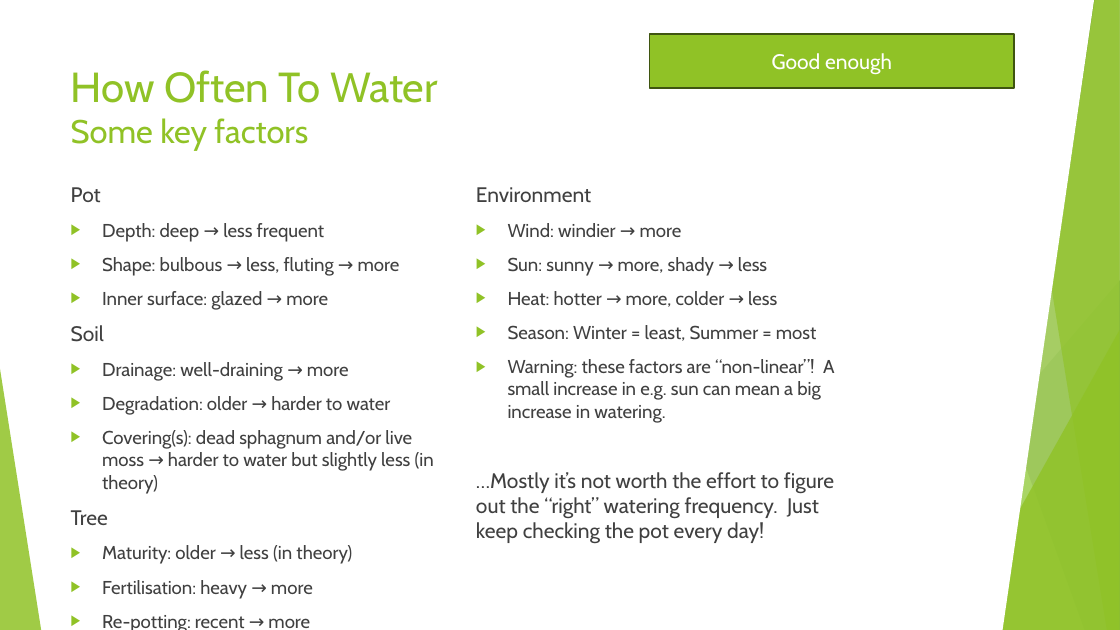
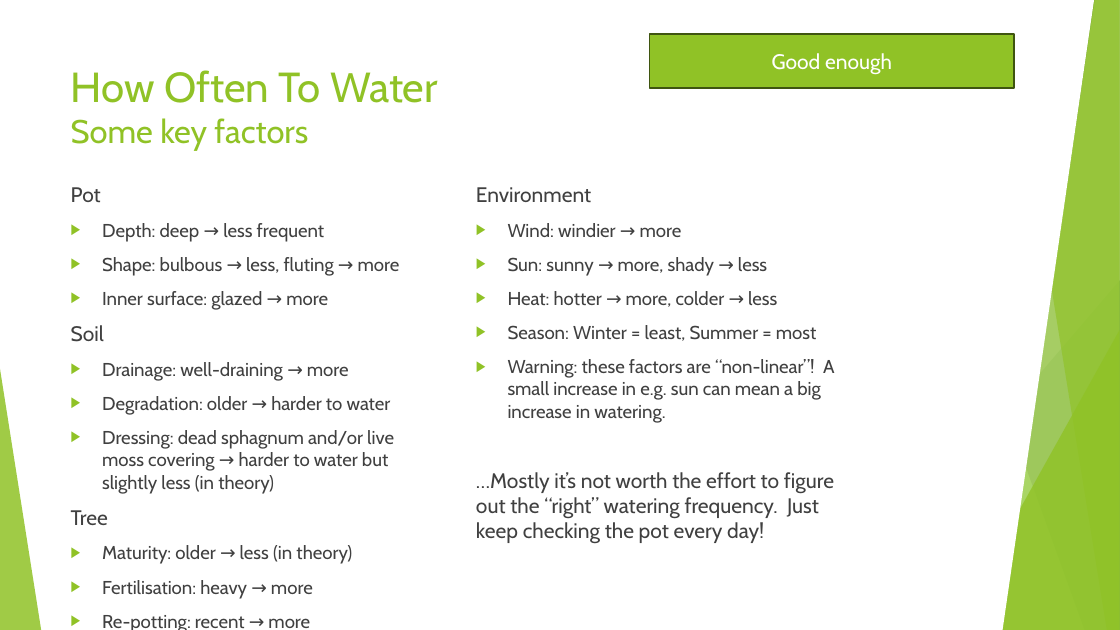
Before and after one commit to AlexLabram/Bonsai, a slide deck: slide 34 of Courseware/Bonsai On A Budget (running).pptx (slide 28 before the commit). Drawn at 1120x630 pixels with LibreOffice and Linux fonts; fonts in the diff are those of the drawing. Boxes give left, top, right and bottom in pixels: in the first picture for what was removed or moved away, otherwise in the second. Text is boxed around its words. In the diff, an @@ line names an element or a change of style, - is before the commit and + after.

```diff
--- a/Courseware/Bonsai On A Budget (running).pptx
+++ b/Courseware/Bonsai On A Budget (running).pptx
@@ text at (102,430,394,494): text changed @@
-▶ Covering(s): dead sphagnum and/or live moss → harder to water but slightly less (in theory)
+▶ Dressing: dead sphagnum and/or live moss covering → harder to water but slightly less (in theory)
```
Also in this commit, not shown: 6 other slides changed, 8 slides added, 2 slides removed.
